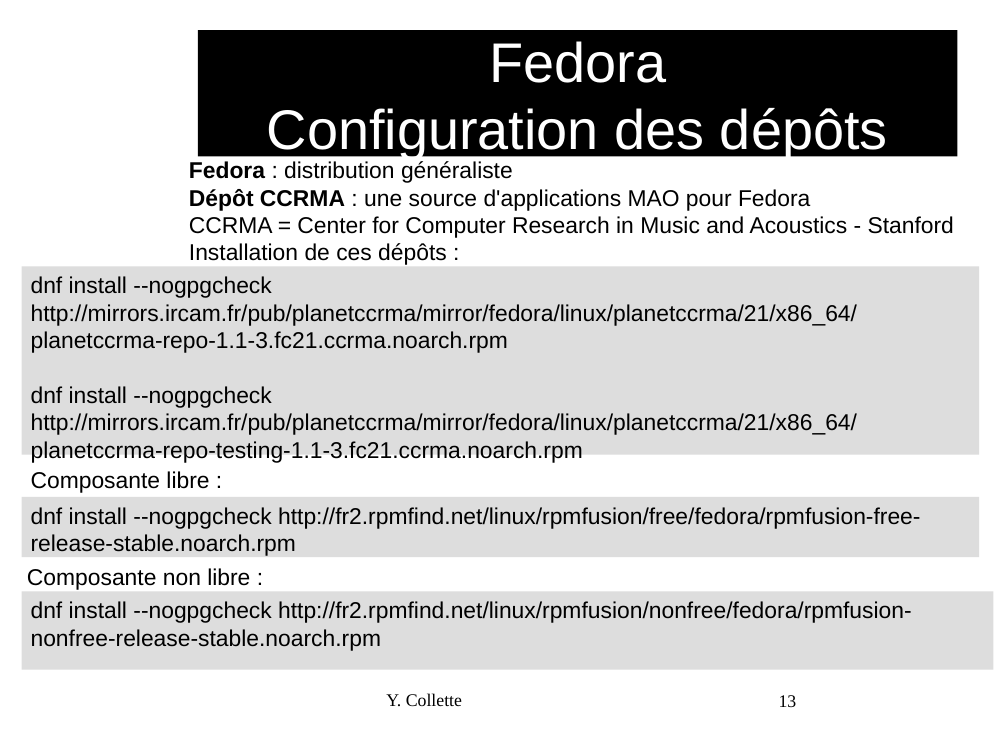
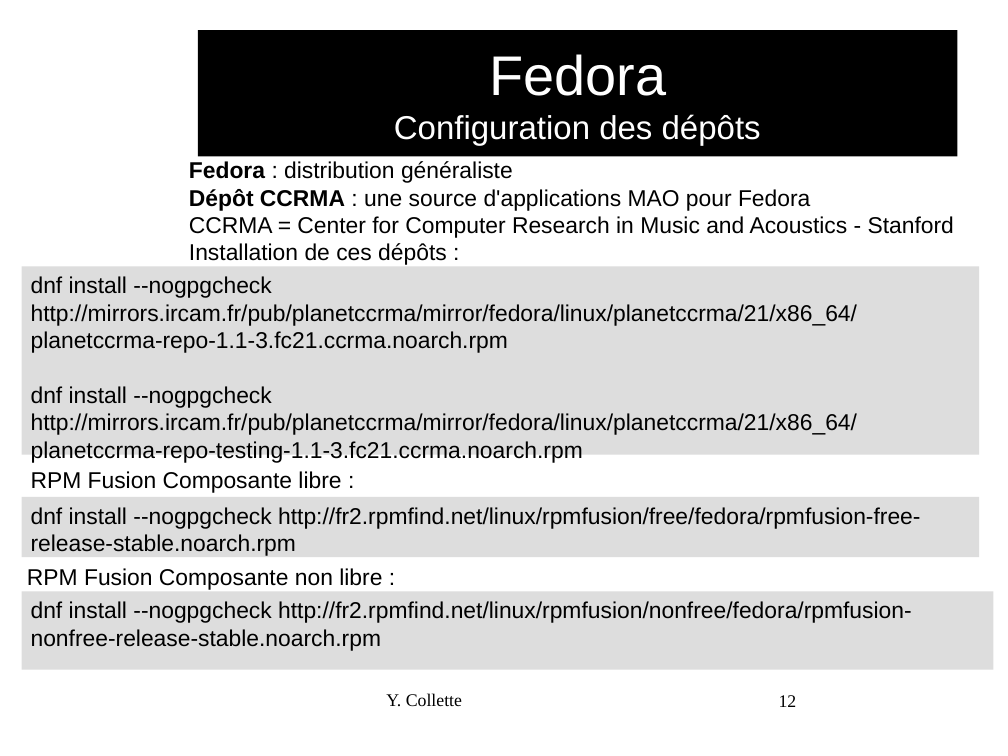
Before and after one commit to audinux/audinux.github.io, a slide deck: slide 12 of workshop/audio/LinuxIntro.odp (slide 13 before the commit). Drawn at 1008x756 pixels with LibreOffice and Linux fonts; fonts in the diff are those of the drawing; background and template pictures are left out. Boxes give left, top, right and bottom in pixels: in the first picture for what was removed or moved away, otherwise in the second. Text is boxed around its words. In the diff, an @@ line names an element or a change of style, - is before the commit and + after.

```diff
--- a/workshop/audio/LinuxIntro.odp
+++ b/workshop/audio/LinuxIntro.odp
@@ title "Fedora Configuration des dépôts" at <box>198,30,959,156</box>: size 44 to 26 pt in "Configuration des dépôts" @@
@@ text at <box>31,471,341,493</box>: text changed @@
-Composante libre :
+RPM Fusion Composante libre :
@@ text at <box>27,568,382,590</box>: text changed @@
-Composante non libre :
+RPM Fusion Composante non libre :
@@ page number at <box>779,695,797,707</box>: text changed @@
-13
+12
```
Also in this commit, not shown: 7 other slides changed, 1 slide added, 1 slide removed, 23 other files.
